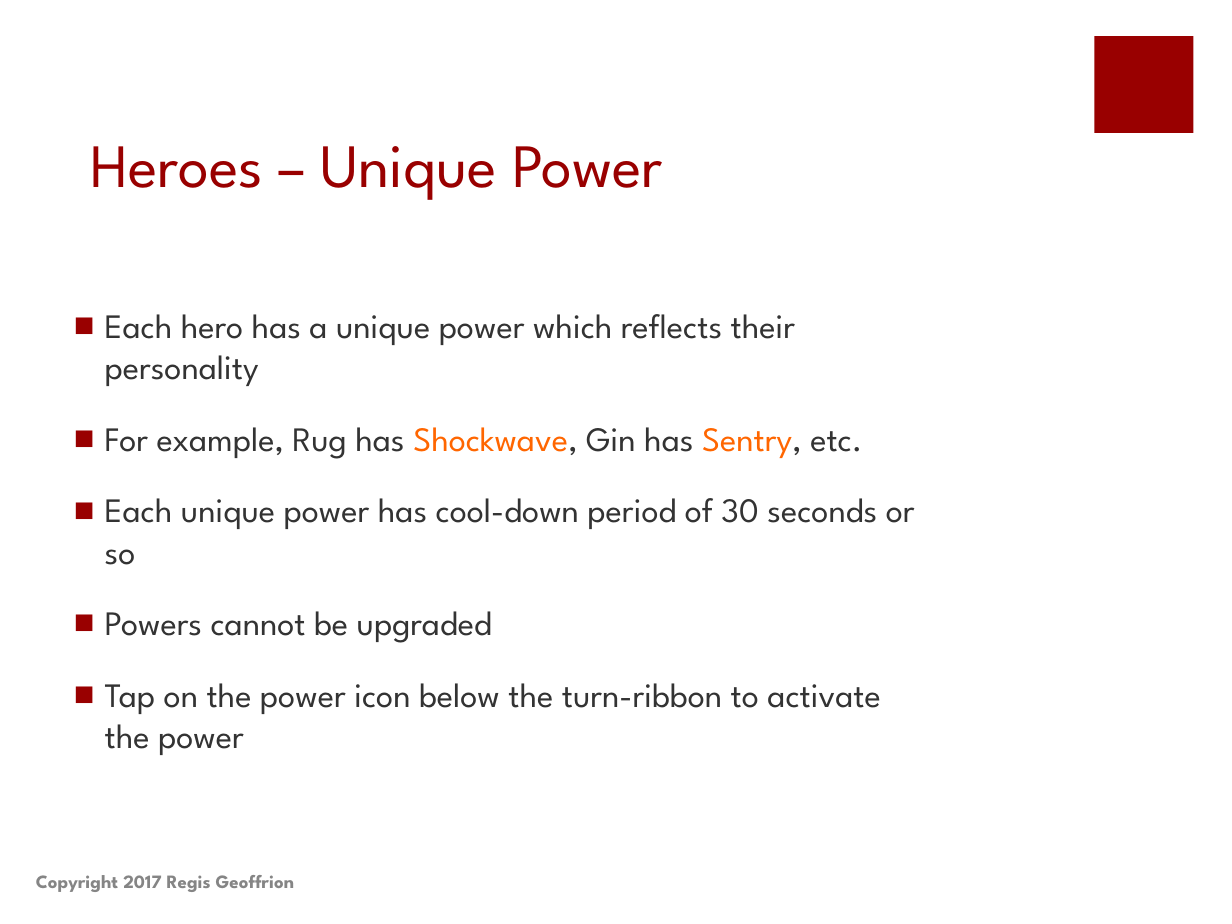
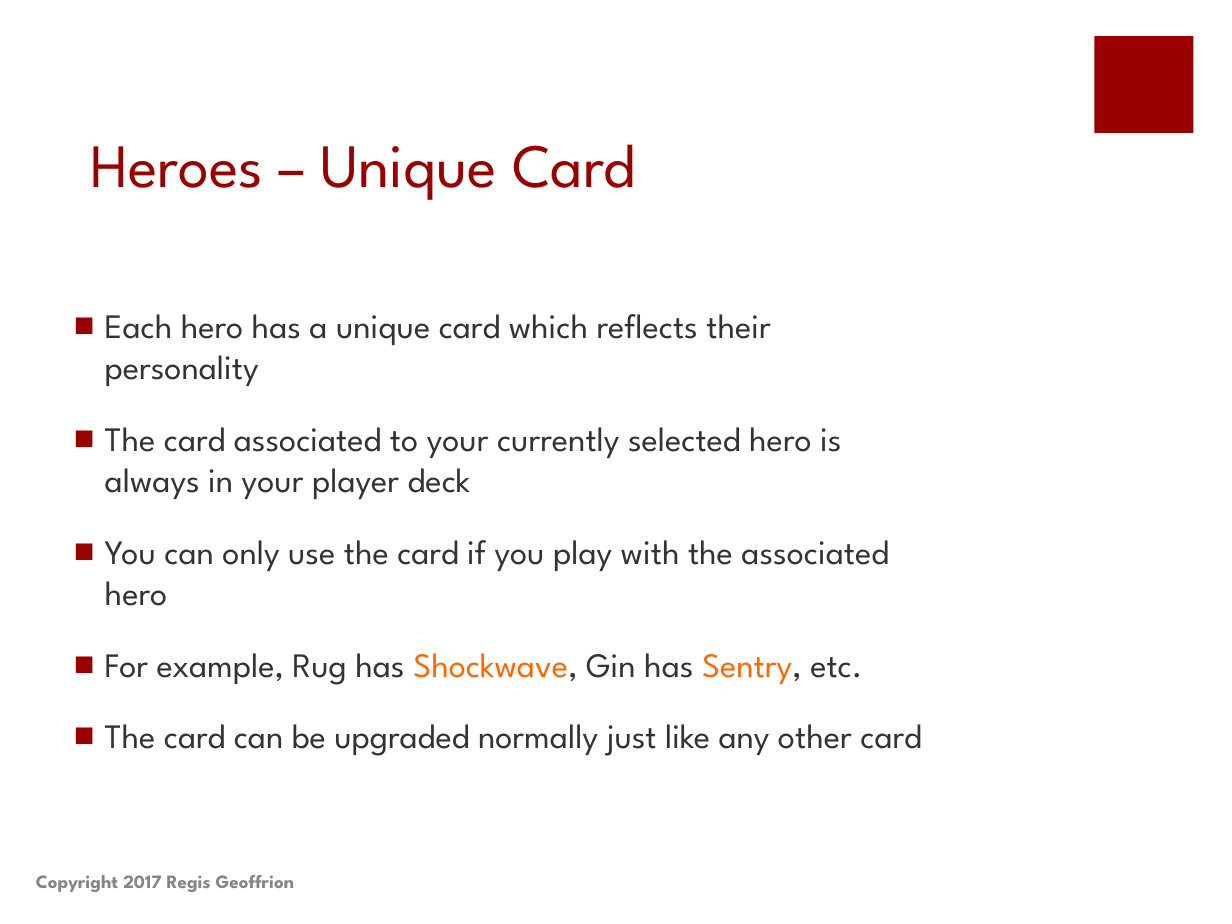
Before and after one commit to shahbazGamedev/Hero-s-Run, a slide deck: slide 15 of Documents/Earth Alone.pptx. Drawn at 1232x924 pixels with LibreOffice and Linux fonts; fonts in the diff are those of the drawing. Boxes give left, top, right and bottom in pixels: in the first picture for what was removed or moved away, otherwise in the second. Text is boxed around its words. In the diff, an @@ line names an element or a change of style, - is before the commit and + after.

Commit message:
Improved way to check if a card is active and more
1) Stasis has a duration timer
2) Renamed cancelSpeedBoost to cancelRagingBull
3) Deleted input cheats to activate jet pack
4) Updated deck regarding Hero Power
5) Reflect is now canceled when you die or complete the race

```diff
--- a/Documents/Earth Alone.pptx
+++ b/Documents/Earth Alone.pptx
@@ title at <box>91,144,636,200</box>: text changed @@
-Heroes – Unique Power
+Heroes – Unique Card
@@ text at <box>105,314,889,606</box>: text changed @@
-■ Each hero has a unique power which reflects their personality
+■ Each hero has a unique card which reflects their personality
+■ The card associated to your currently selected hero is always in your player deck
+■ You can only use the card if you play with the associated hero
@@ text at <box>105,724,922,756</box>: text changed @@
-■ Each unique power has cool-down period of 30 seconds or so
-■ Powers cannot be upgraded
-■ Tap on the power icon below the turn-ribbon to activate the power
+■ The card can be upgraded normally just like any other card
```
Also in this commit, not shown: 21 other files.
